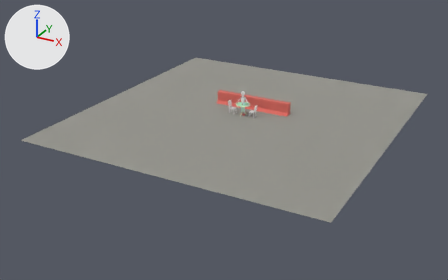
The FBX model Assets/SceneModel/Game_Sence.FBX, before and after one commit.
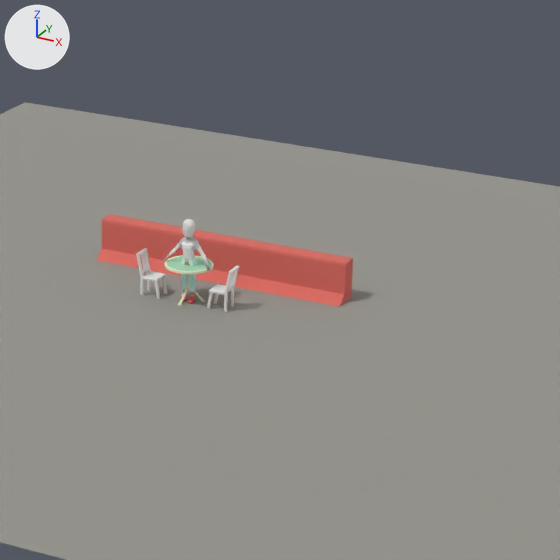
The first picture shows the older version from a 50 mm camera at (19.47, -38.31, 16.81) aimed at (-0.72, -1.6, -1.55). The close-ups show both versions on the part from 42% to 78% of the width and 10% to 68% of the height of that picture; other places that the commit changed are outside them. The lights are fixed; the arrows at upper left show +X, +Y and +Z. Where no turn or scale is listed for an object, it has been applied to the vertices.

The first close-up shows 'Box001', 'Box002', 'Kira_Shirt', 'Liam_Top', 'Plane001', 'yizi ', 'yizi 001'.
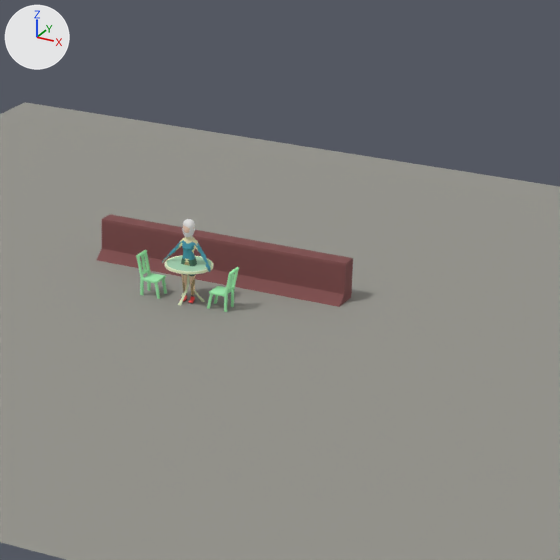
Where the newer file only moved an object's origin or applied its transform, the numbers keep the older frame.

Where the change shows, as pixel boxes [x1, y1, x2, y2] in the close-ups (560 x 560 px):
'Box001', recoloured: [102, 214, 353, 303] in both
'Box002', recoloured (red to brown): [97, 249, 346, 307] in both
'yizi ', recoloured, moved (grey to green): before [136, 248, 167, 299]; after [136, 250, 167, 299]
'yizi 001', recoloured, moved (grey to green): before [207, 265, 239, 312]; after [207, 267, 239, 312]
'Kira_Shirt', deleted: before [162, 242, 211, 272]
'Liam_Top', deleted: before [178, 237, 201, 262]

Edits to the bpy script that builds the scene:
```text
Change mat_17___default:
    mat_17___default.base_color: (0.71, 0.145, 0.118) -> (0.212, 0.0706, 0.0706)  # red #db6a60 -> brown #7f4b4b
Add mat_15___default:
    mat_15___default = principled_material('15 - Default')
    mat_15___default.base_color = (0.369, 0.882, 0.455)  # green #a4f1b4
    mat_15___default.roughness = 0.859
Change me_mesh_008:
    where me_mesh_008.from_pydata(...)  # 248 vertices, 438 faces; spans x -0.233..0.334, y -0.208..0.208, z 0.003..0.949
    add me_mesh_008.materials.append(mat_15___default)  # green #a4f1b4
Change me_mesh_007:
    where me_mesh_007.from_pydata(...)  # 248 vertices, 438 faces; spans x -0.334..0.233, y -0.208..0.208, z 0.003..0.949
    add me_mesh_007.materials.append(mat_15___default)  # green #a4f1b4
Change ob_yizi_001:
    ob_yizi_001.location: (0.77, 0.0, 0.0) -> (0.77, 0.0, -0.04)
Change ob_yizi:
    ob_yizi.location: (-0.84, 0.0, 0.0) -> (-0.84, 0.0, -0.04)
Remove ob_kira_shirt:
    ob_kira_shirt = bpy.data.objects.new('Kira_Shirt', me_mesh_004)
    ob_kira_shirt.location = (0.0, 0.0, 0.0)
Remove ob_liam_top:
    ob_liam_top = bpy.data.objects.new('Liam_Top', me_mesh_014)
    ob_liam_top.location = (0.0, 0.0, 0.0)
```
